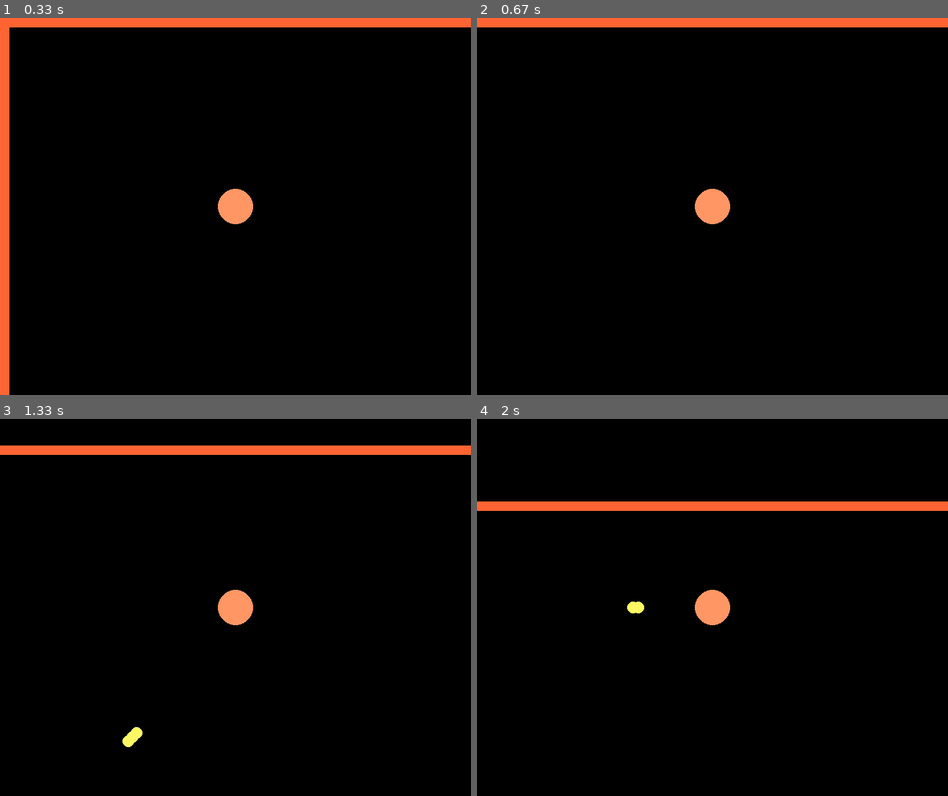
Above: before the commit, frames 1-4 (two rows, left to right).
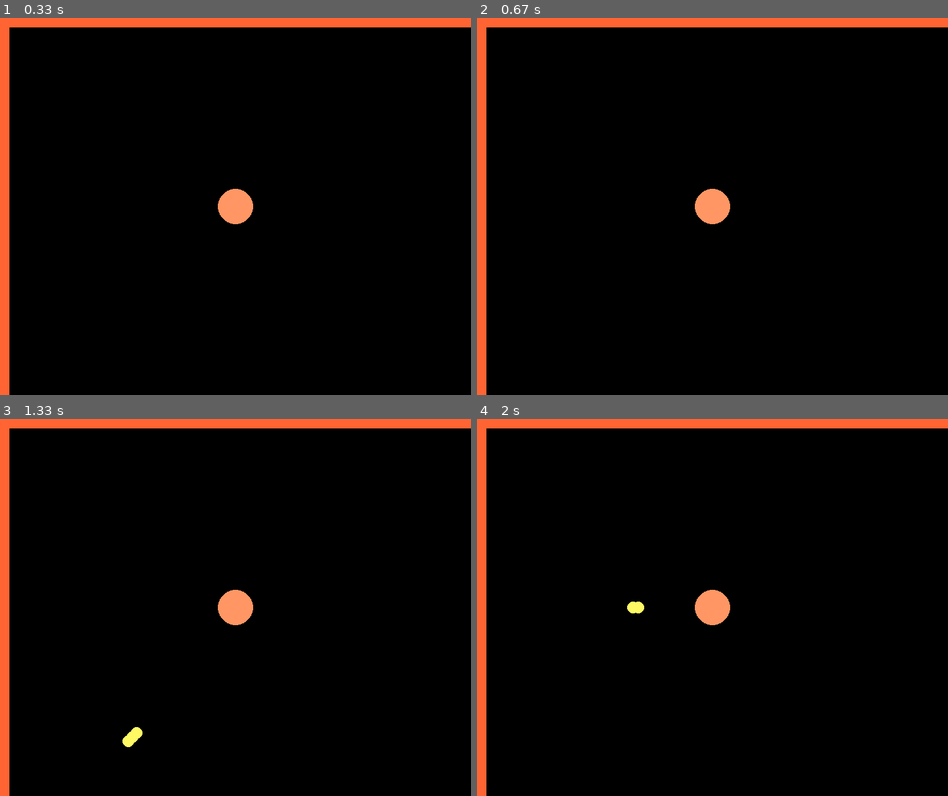
Above: after the commit, the same moments.

Repository: dm1trypon/pygameproject
Game: pygame game, started from main.py
Two runs of this game, one before a commit and one after it. Both use one fixed random seed, a clock stepped at 60 frames per second and the inputs below.
Inputs (mouse positions are in pixels of both pictures, inside the frame that each line leads up to):
- Up to frame 1 (0.33 s): no input
- Up to frame 2 (0.67 s): hold D from 0.33 s (still down)
- Up to frame 3 (1.33 s): release D at 0.8 s; click (216, 626) at 0.88 s; hold W from 1.17 s (still down); move the mouse to (386, 596) at 1.2 s
- Up to frame 4 (2 s): release W at 1.63 s; click (599, 611) at 1.72 s

Frame 1 is identical in both runs. In frame 2, 1.9% of the frame differs, in the area x 0-2%, y 2-100%; in frame 3, 6.9%, in the area x 0-100%, y 0-100%; in frame 4, 6.9%.

Commit message:
Fix move player with camera.

Diff:
--- a/border.py
+++ b/border.py
@@ -1,23 +1,27 @@
 import pygame
 
+from collision import Collision
 from const import *
 from math import sqrt, exp
 
 class Border:
-    def __init__(self, screen, position_x, position_y):
+    def __init__(self, screen, position_x, position_y, border_id, objects):
         self.screen = screen
         self.position_x = position_x
         self.position_y = position_y
         self.player_speed = PLAYER_SPEED
         self.border_color = BORDER_COLOR
+        self.border_id = border_id
+        self.objects = objects
+        self.collision = Collision()
 
     def get_diag_speed(self):
         return int(sqrt(2 * self.player_speed * self.player_speed) * TRIANGLE_RULE)
 
     def move_camera(self, key_event):
-        # if not self.screen.on_screen(self.position_x, self.position_y):
-        #     self.move_stabilize(self.position_x, self.position_y)
-        #     return
+        if not self.collision.on_screen(self.position_x, self.position_y):
+            print ("Collision...")
+            return
 
         if (key_event == LEFT):
             self.position_x -= self.player_speed
@@ -47,11 +51,11 @@
             self.position_x -= self.get_diag_speed()
             self.position_y -= self.get_diag_speed()
 
-    def move_stabilize(self, pos_x, pos_y):
-        if not self.screen.on_left_screen(self.position_x): self.position_x += PLAYER_SPEED
-        if not self.screen.on_right_screen(self.position_x): self.position_x -= PLAYER_SPEED
-        if not self.screen.on_bottom_screen(self.position_y): self.position_y -= PLAYER_SPEED
-        if not self.screen.on_top_screen(self.position_y): self.position_y += PLAYER_SPEED
+    def move_stabilize(self):
+        if not self.collision.on_left_screen(self.position_x): self.position_x += PLAYER_SPEED
+        if not self.collision.on_right_screen(self.position_x): self.position_x -= PLAYER_SPEED
+        if not self.collision.on_bottom_screen(self.position_y): self.position_y -= PLAYER_SPEED
+        if not self.collision.on_top_screen(self.position_y): self.position_y += PLAYER_SPEED
 
     def draw(self):
         pygame.draw.rect(self.screen, self.border_color, ((int(self.position_x), int(self.position_y)), (PLATFORM_WIDTH, PLATFORM_HEIGHT)))
--- a/bullet.py
+++ b/bullet.py
@@ -3,45 +3,46 @@
 from const import *
 from pygame import *
 from math import sqrt, exp
-from collision import Screen
+from collision import Collision
 from objects import Objects
 
 class Bullet:
-    def __init__(self, pos_x, pos_y, mouse_click, nick_name, bullet_id, color):
-        self.position_x = pos_x
-        self.position_y = pos_y
+    def __init__(self, position_x, position_y, mouse_click, nick_name, bullet_id, color, objects):
+        self.position_x = position_x
+        self.position_y = position_y
         self.bullet_name = nick_name
         self.bullet_color = color
         self.bullet_speed = BULLET_SPEED
         self.player_speed = PLAYER_SPEED
-        self.to_x = mouse_click[X]
-        self.to_y = mouse_click[Y]
+        self.mouse_click_x = mouse_click[X]
+        self.mouse_click_y = mouse_click[Y]
         self.speed_x = self.get_speed()[X]
         self.speed_y = self.get_speed()[Y]
         self.bullet_id = bullet_id
-        self.screen = Screen(nick_name, pos_x, pos_y, self.bullet_id)
-        self.objects = Objects(nick_name)
+        self.objects = objects
+        self.collision = Collision()
+
 
     def draw(self, screen):
         pygame.draw.circle(screen, self.bullet_color, (self.position_x, self.position_y), BULLET_RADIUS)
         self.move()
 
     def get_speed(self):
-        speed_x = ((self.to_x - self.position_x)
+        speed_x = ((self.mouse_click_x - self.position_x)
                     * self.bullet_speed
-                    / sqrt((self.to_x - self.position_x) ** 2
-                    + (self.to_y - self.position_y) ** 2))
+                    / sqrt((self.mouse_click_x - self.position_x) ** 2
+                    + (self.mouse_click_y - self.position_y) ** 2))
 
-        speed_y = ((self.to_y - self.position_y)
+        speed_y = ((self.mouse_click_y - self.position_y)
                     * self.bullet_speed
-                    / sqrt((self.to_x - self.position_x) ** 2
-                    + (self.to_y - self.position_y) ** 2))
+                    / sqrt((self.mouse_click_x - self.position_x) ** 2
+                    + (self.mouse_click_y - self.position_y) ** 2))
 
         return (speed_x, speed_y)
 
     def move(self):
         print("Move bullet id: ", self.bullet_id, ", pos_x = ", self.position_x, ", pos_y = ", self.position_y)
-        if not self.screen.on_screen(self.position_x, self.position_y):
+        if not self.collision.on_screen(self.position_x, self.position_y):
             print("Delete bullet id: ", self.bullet_id)
             self.objects.set_del_bullet(self.bullet_id)
             return
--- a/camera.py
+++ b/camera.py
@@ -1,21 +1,19 @@
 import pygame
 
 from pygame import *
-from collision import Screen
 from objects import Objects
 from bullet import Bullet
 from const import *
 
 class Camera:
-    def __init__(self, position_x, position_y, nick_name):
+    def __init__(self, position_x, position_y, objects):
         self.position_x = position_x
         self.position_y = position_y
-        self.objects = Objects(nick_name)
-        self.collision = Screen(nick_name, position_x, position_y, nick_name)
+        self.objects = objects
 
     def move(self, key_event):
         for obj in self.objects.get_borders():
-                obj.move_camera(key_event)
+            obj.move_camera(key_event)
 
         for obj in self.objects.get_bullets():
-                obj.move_camera(key_event)
+            obj.move_camera(key_event)
--- a/collision.py
+++ b/collision.py
@@ -2,22 +2,15 @@
 
 from pygame import *
 from const import *
-from objects import Objects
 
-class Screen:
-    def __init__(self, nick_name, pos_x, pos_y, bullet_id):
+class Collision:
+    def __init__(self):
         self.border_right = PLATFORM_WIDTH * (LEVEL_WIDTH - 1) - PLAYER_RADIUS
         self.border_left = PLATFORM_WIDTH + PLAYER_RADIUS
         self.border_bottom = PLATFORM_HEIGHT * (LEVEL_HEIGHT - 1) - PLAYER_RADIUS
         self.border_top = PLATFORM_HEIGHT + PLAYER_RADIUS
-        self.player_speed = PLAYER_SPEED
-        self.objects = Objects(nick_name)
-        self.pos_x = pos_x
-        self.pos_y = pos_y
-        self.bullet_id = bullet_id
 
     def on_screen(self, position_x, position_y):
-        print(position_x, position_y, self.border_right)
         return self.on_left_screen(position_x) and self.on_right_screen(position_x) and self.on_bottom_screen(position_y) and self.on_top_screen(position_y)
 
     def on_right_screen(self, position_x):
@@ -31,12 +24,3 @@
 
     def on_top_screen(self, position_y):
         return position_y > PLATFORM_HEIGHT + PLAYER_RADIUS
-
-    def move_camera(self, key_event):
-        for obj in self.objects.get_borders():
-            if self.pos_x + BULLET_RADIUS > obj.position_x and self.pos_x < obj.position_x + PLATFORM_WIDTH:
-                print("Delete bullet id: ", self.bullet_id)
-                obj.set_del_bullet(self.bullet_id)
-            if self.pos_y + BULLET_RADIUS > obj.position_y and self.pos_y < obj.position_y + PLATFORM_HEIGHT:
-                print("Delete bullet id: ", self.bullet_id)
-                obj.set_del_bullet(self.bullet_id)
--- a/level.py
+++ b/level.py
@@ -15,8 +15,8 @@
 
 @singleton
 class Level:
-    def __init__(self, width, height, nick_name, screen):
-        self.objects = Objects(nick_name)
+    def __init__(self, width, height, objects, screen):
+        self.objects = objects
         self.point_xy = 0
         self.width_level = width
         self.height_level = height
@@ -61,15 +61,15 @@
         return line
 
     def generate_map(self, screen):
-        x = y = 0
+        position_x = position_y = 0
         for row in self.generate_level():
             for col in row:
                 if col == BLOCK:
-                        self.objects.set_add_border(Border(screen, x, y))
+                    self.objects.set_add_border(Border(screen, position_x, position_y, self.objects.get_id(), self.objects))
 
-                x += PLATFORM_WIDTH
-            y += PLATFORM_HEIGHT
-            x = 0
+                position_x += PLATFORM_WIDTH
+            position_y += PLATFORM_HEIGHT
+            position_x = 0
 
     def draw(self):
         for obj in self.objects.get_borders():
--- a/main.py
+++ b/main.py
@@ -12,6 +12,7 @@
 from bullet import Bullet
 from objects import Objects
 from camera import Camera
+from collision import Collision
 
 clock = pygame.time.Clock()
 
@@ -22,17 +23,23 @@
         self.bg = Surface((WIN_WIDTH, WIN_HEIGHT))
         self.player = Player(int(WIN_WIDTH / 2), int(WIN_HEIGHT / 2), self.nick_name, PLAYER_COLOR)
         self.keys = Keys()
-        self.objects = Objects(self.nick_name)
-        self.level = Level(LEVEL_WIDTH, LEVEL_HEIGHT, self.nick_name, self.screen)
-        self.camera = Camera(int(WIN_WIDTH / 2), int(WIN_HEIGHT / 2), self.nick_name)
-        self.objects.set_collision(self.camera)
+
+        self.objects = Objects()
+        self.objects.set_nick_name(self.nick_name)
+
+        self.level = Level(LEVEL_WIDTH, LEVEL_HEIGHT, self.objects, self.screen)
+        self.camera = Camera(int(WIN_WIDTH / 2), int(WIN_HEIGHT / 2), self.objects)
+
+
 
     def add_bullet(self, mouse_click):
-        return Bullet(self.player.get(POS_X),
+        bullet = Bullet(self.player.get(POS_X),
                     self.player.get(POS_Y),
                     mouse_click, self.player.get(NAME),
                     self.objects.get_id(),
-                    BULLET_COLOR)
+                    BULLET_COLOR, self.objects)
+
+        return bullet
 
     def animation(self):
         while True:
--- a/objects.py
+++ b/objects.py
@@ -12,12 +12,11 @@
 
 @singleton
 class Objects:
-    def __init__(self, nick_name):
+    def __init__(self):
         self.bullets = []
         self.borders = []
         self.enemy_players = []
-        self.collision = None
-        self.nick_name = nick_name
+        self.nick_name = None
 
     def get_borders(self):
         return self.borders
@@ -31,11 +30,8 @@
     def get_id(self):
         return self.nick_name + str(random.randint(RAND_FROM, RAND_TO))
 
-    def get_collision(self):
-        return self.collision
-
-    def set_collision(self, collision):
-        self.collision = collision
+    def set_nick_name(self, nick_name):
+        self.nick_name = nick_name
 
     def set_add_enemy_players(self, enemy_player):
         self.enemy_players.append(enemy_player)
